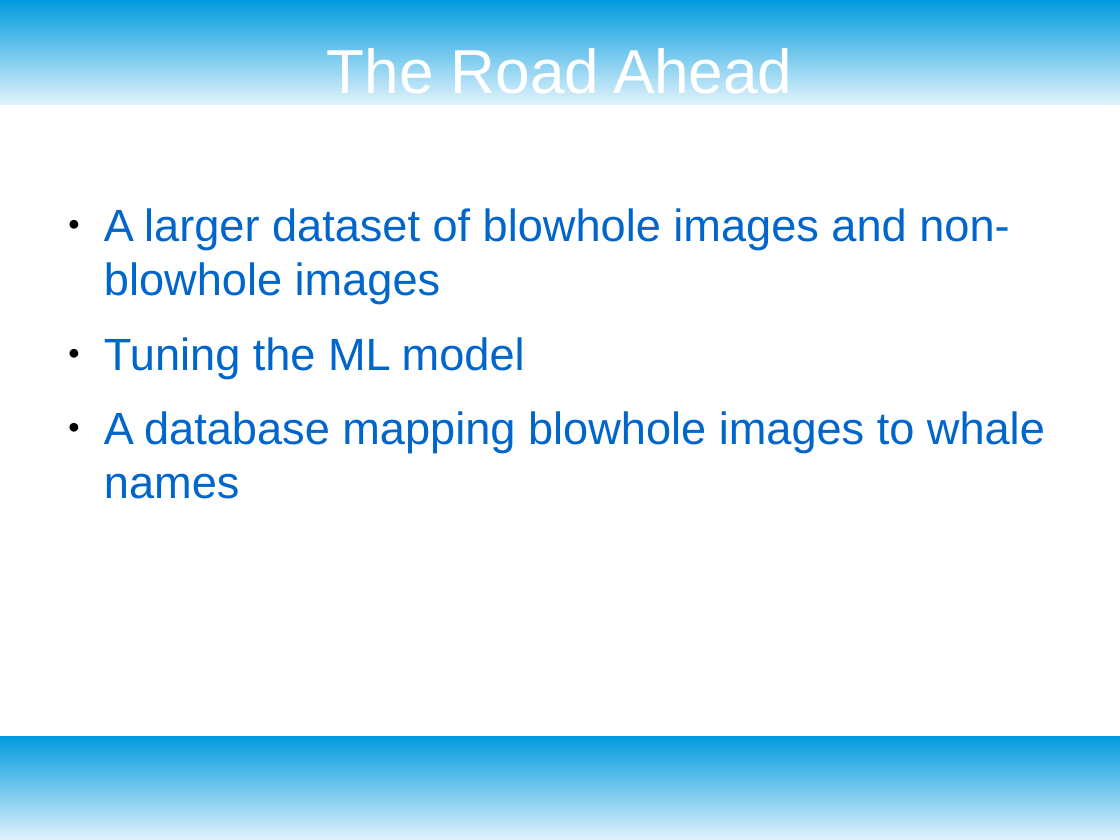
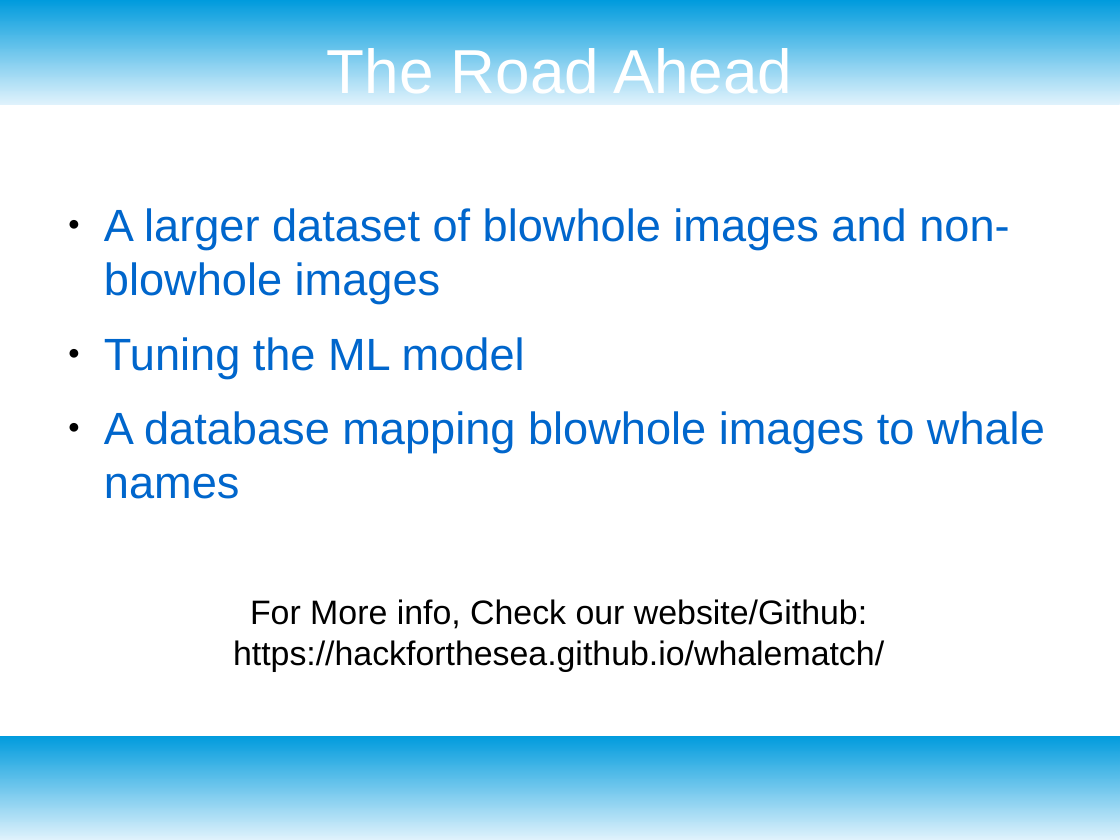
Before and after one commit to hackforthesea/whalematch, a slide deck: slide 15 of docs/presentation.odp. Drawn at 1120x840 pixels with LibreOffice and Linux fonts; fonts in the diff are those of the drawing. Boxes give left, top, right and bottom in pixels: in the first picture for what was removed or moved away, otherwise in the second. Text is boxed around its words. In the diff, an @@ line names an element or a change of style, - is before the commit and + after.

Commit message:
Updated presentation

```diff
--- a/docs/presentation.odp
+++ b/docs/presentation.odp
@@ text added at <box>233,599,884,672</box>, 24 pt, text #000000 @@
+For More info, Check our website/Github: https://hackforthesea.github.io/whalematch/
```
Also in this commit, not shown: 1 other file.
